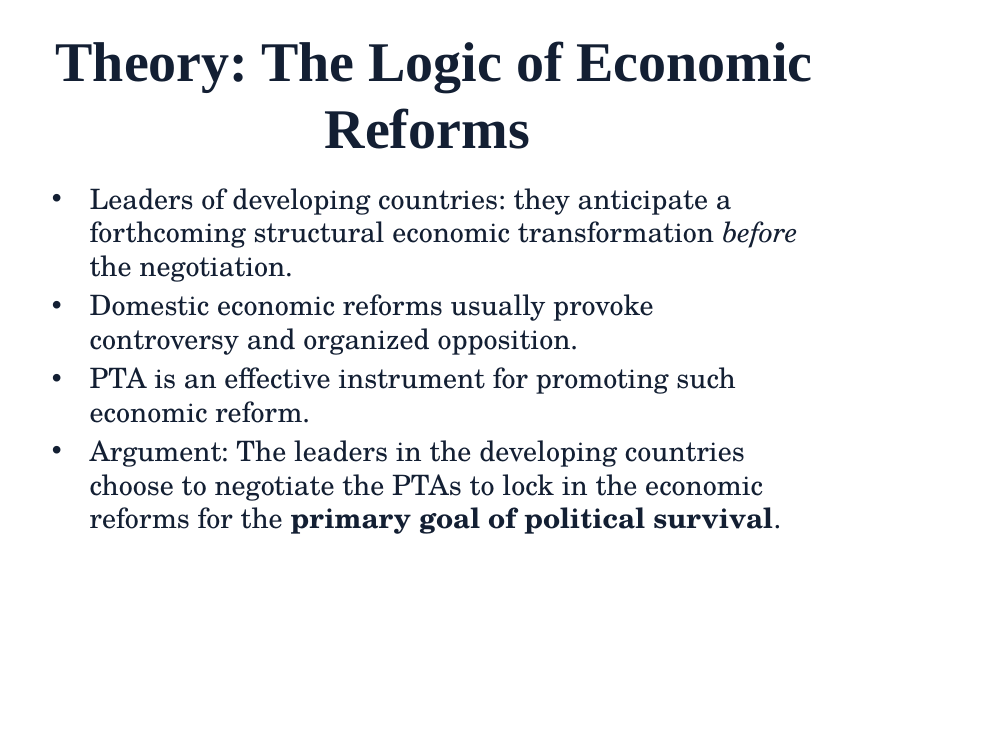
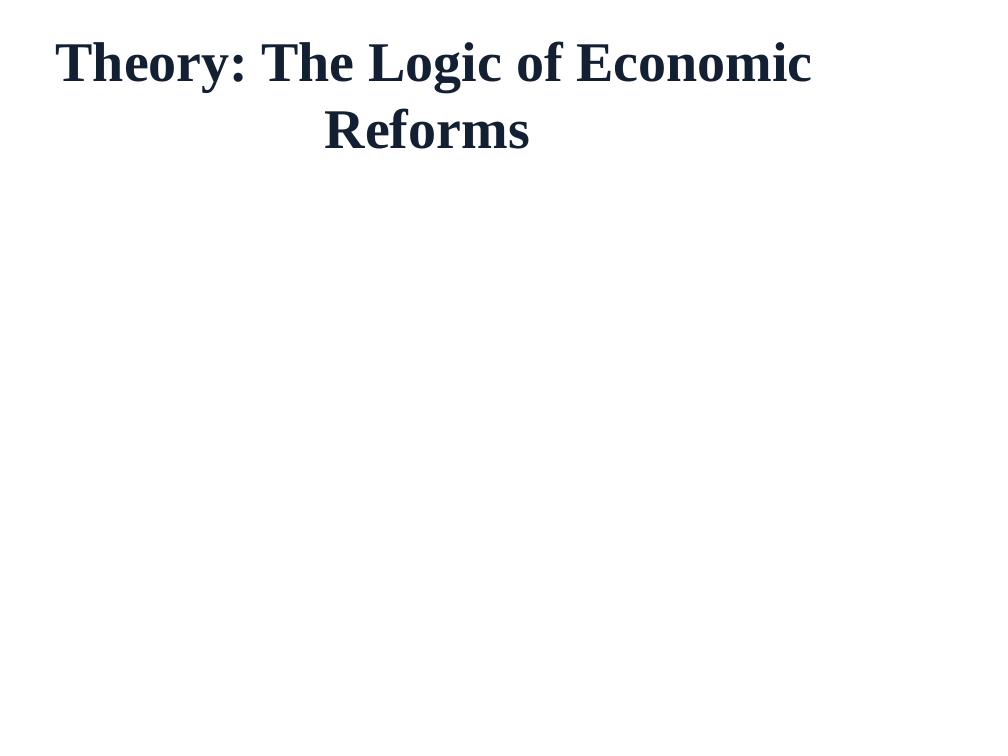
Before and after one commit to LucieLuS/First-year-Paper, a slide deck: slide 9 of Drafts at different points/Presentation slides_Sep10.pptx. Drawn at 1008x756 pixels with LibreOffice and Linux fonts; fonts in the diff are those of the drawing; background and template pictures are left out. Boxes give left, top, right and bottom in pixels: in the first picture for what was removed or moved away, otherwise in the second. Text is boxed around its words. In the diff, an @@ line names an element or a change of style, - is before the commit and + after.

```diff
--- a/Drafts at different points/Presentation slides_Sep10.pptx
+++ b/Drafts at different points/Presentation slides_Sep10.pptx
@@ text removed at (90,188,797,534) @@
-• Leaders of developing countries: they anticipate a forthcoming structural economic transformation before the negotiation.
-• Domestic economic reforms usually provoke controversy and organized opposition.
-• PTA is an effective instrument for promoting such economic reform.
-• Argument: The leaders in the developing countries choose to negotiate the PTAs to lock in the economic reforms for the primary goal of political survival.
```
Also in this commit, not shown: 11 other slides changed, 1 slide added, 15 other files.
